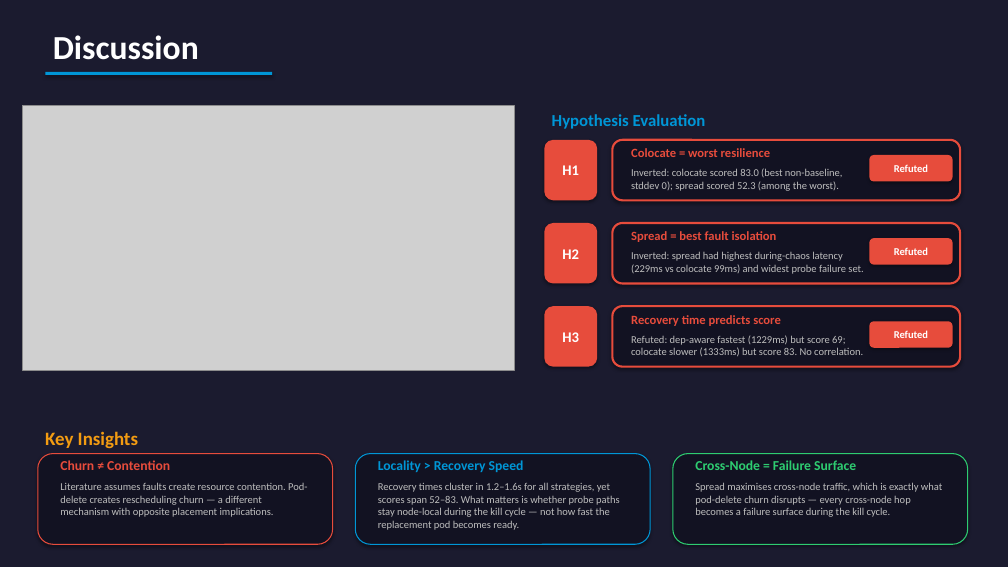
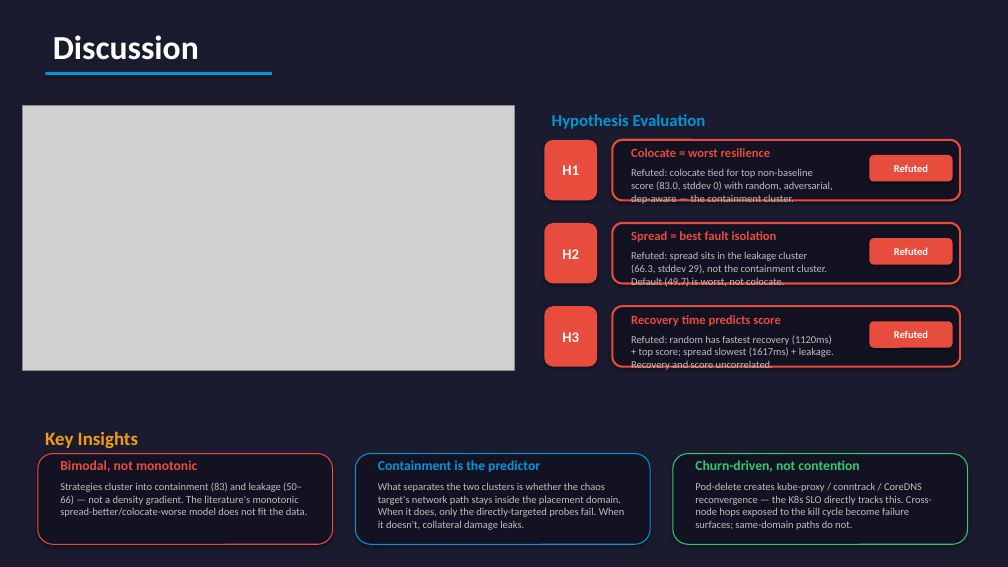
Before and after one commit to yhu02/uva-msc-thesis, a slide deck: slide 12 of ChaosProbe_Presentation.pptx. Drawn at 1008x567 pixels with LibreOffice and Linux fonts; fonts in the diff are those of the drawing; grey boxes stand for pictures. Boxes give left, top, right and bottom in pixels: in the first picture for what was removed or moved away, otherwise in the second. Text is boxed around its words. In the diff, an @@ line names an element or a change of style, - is before the commit and + after.

```diff
--- a/ChaosProbe_Presentation.pptx
+++ b/ChaosProbe_Presentation.pptx
@@ text at (631, 168, 833, 204): text changed @@
-Inverted: colocate scored 83.0 (best non-baseline,
-stddev 0); spread scored 52.3 (among the worst).
+Refuted: colocate tied for top non-baseline
+score (83.0, stddev 0) with random, adversarial,
+dep-aware — the containment cluster.
@@ text at (631, 251, 827, 286): text changed @@
-Inverted: spread had highest during-chaos latency
-(229ms vs colocate 99ms) and widest probe failure set.
+Refuted: spread sits in the leakage cluster
+(66.3, stddev 29), not the containment cluster.
+Default (49.7) is worst, not colocate.
@@ text at (631, 335, 834, 370): text changed @@
-Refuted: dep-aware fastest (1229ms) but score 69;
-colocate slower (1333ms) but score 83. No correlation.
+Refuted: random has fastest recovery (1120ms)
++ top score; spread slowest (1617ms) + leakage.
+Recovery and score uncorrelated.
@@ text at (60, 460, 197, 472): text changed @@
-Churn ≠ Contention
+Bimodal, not monotonic
@@ text at (378, 460, 540, 472): text changed @@
-Locality > Recovery Speed
+Containment is the predictor
@@ text at (695, 460, 859, 472): text changed @@
-Cross-Node = Failure Surface
+Churn-driven, not contention
@@ text at (60, 482, 307, 517): text changed @@
-Literature assumes faults create resource contention. Pod-delete creates rescheduling churn — a different mechanism with opposite placement implications.
+Strategies cluster into containment (83) and leakage (50–66) — not a density gradient. The literature's monotonic spread-better/colocate-worse model does not fit the data.
@@ text at (378, 482, 625, 530): text changed @@
-Recovery times cluster in 1.2–1.6s for all strategies, yet scores span 52–83. What matters is whether probe paths stay node-local during the kill cycle — not how fast the replacement pod becomes ready.
+What separates the two clusters is whether the chaos target's network path stays inside the placement domain. When it does, only the directly-targeted probes fail. When it doesn't, collateral damage leaks.
@@ text at (695, 482, 932, 530): text changed @@
-Spread maximises cross-node traffic, which is exactly what pod-delete churn disrupts — every cross-node hop becomes a failure surface during the kill cycle.
+Pod-delete creates kube-proxy / conntrack / CoreDNS reconvergence — the K8s SLO directly tracks this. Cross-node hops exposed to the kill cycle become failure surfaces; same-domain paths do not.
```
Also in this commit, not shown: 4 other slides changed, 14 other files.
